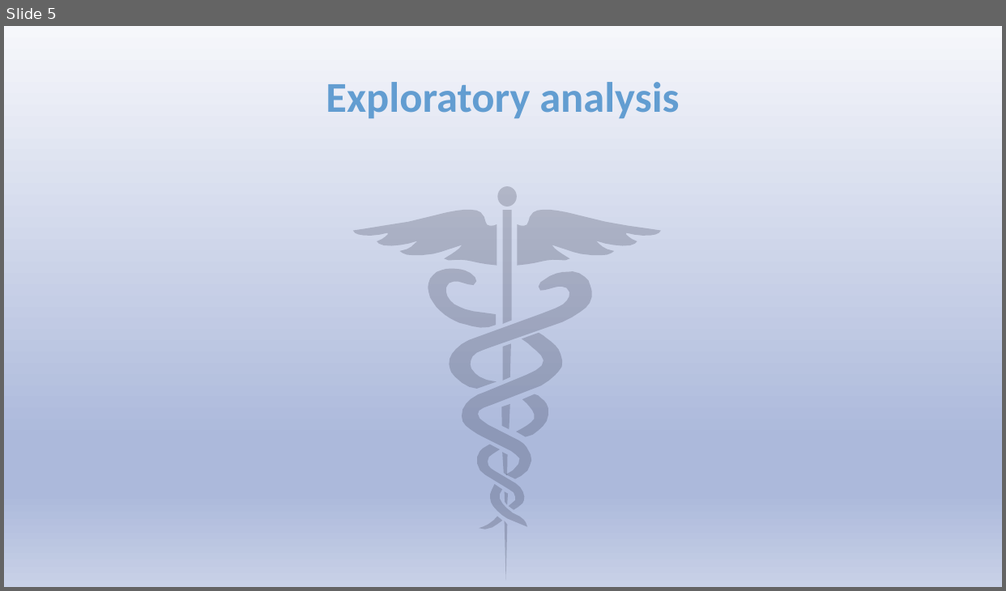
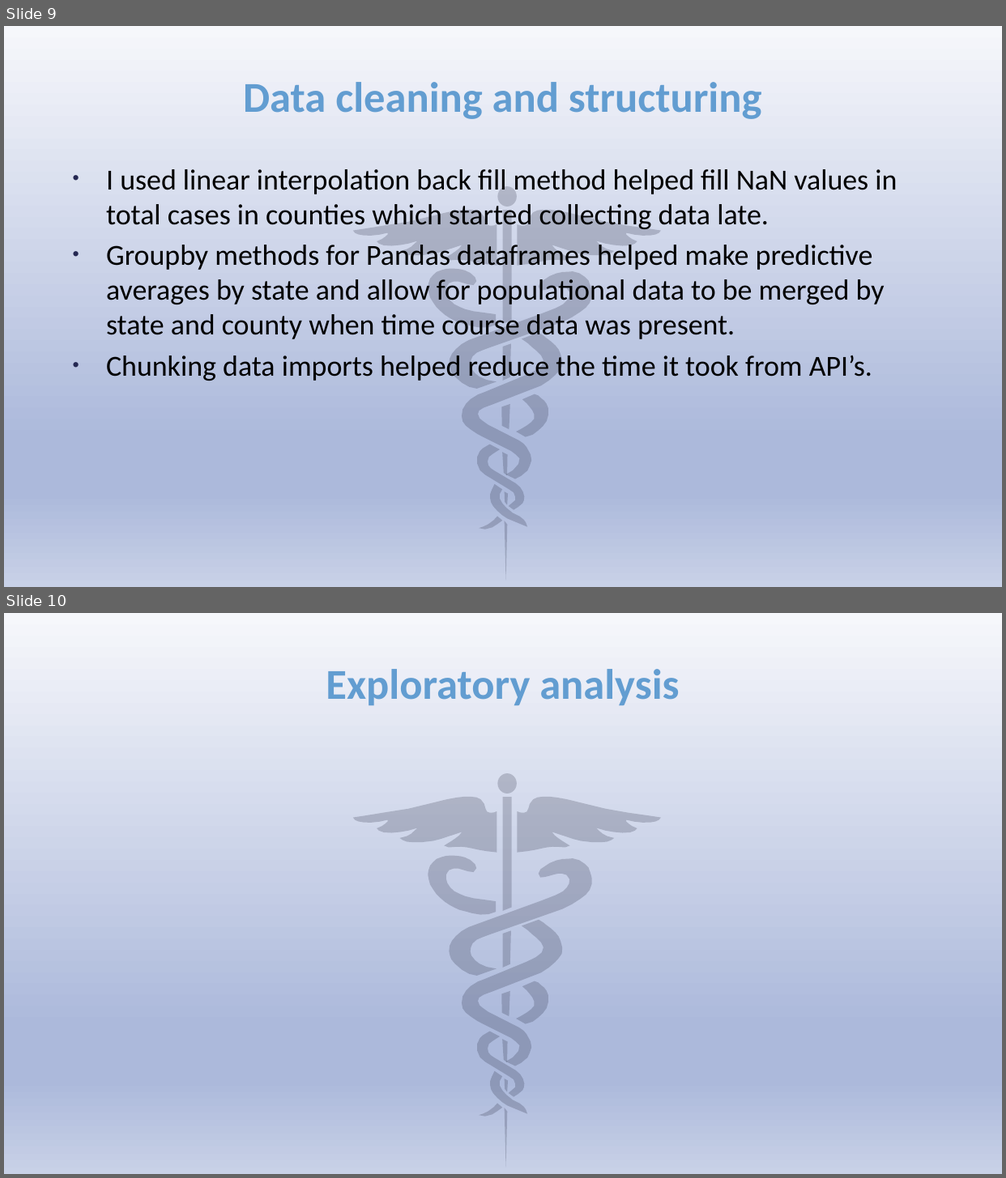
Before and after one commit to asullivan42/COVID_Bubble_Estimator, a slide deck: COVID in the USA.pptx. Shown one above the other, each under a label of ours: slide 5 before the commit, slides 9 and 10 after it. The pictures are 1006x591 and 1006x1178 pixels, drawn with LibreOffice and Linux fonts; fonts in the diff are those of the drawing. Boxes give left, top, right and bottom in pixels: in the first picture for what was removed or moved away, otherwise in the second. Text is boxed around its words. In the diff, an @@ line names an element or a change of style, - is before the commit and + after.

Commit message:
Slide deck completed for presenting data

```diff
--- a/COVID in the USA.pptx
+++ b/COVID in the USA.pptx
@@ slide 9 added at bbox=[4, 26, 1002, 587], background gradient #F6F7FB to #ACB9DB to #C8D1E7; not listed: 16 template elements that a slide beside it also shows @@
@@ title added at bbox=[243, 82, 762, 119], 41 pt, text #629DD1, bold @@
+Data cleaning and structuring
@@ text added at bbox=[106, 169, 897, 381], 28 pt, text #000000 @@
+• I used linear interpolation back fill method helped fill NaN values in total cases in counties which started collecting data late.
+• Groupby methods for Pandas dataframes helped make predictive averages by state and allow for populational data to be merged by state and county when time course data was present.
+• Chunking data imports helped reduce the time it took from API’s.
@@ what was slide 5 is now slide 10 @@
```
Also in this commit, not shown: 15 slides changed, 6 other slides added, 4 other files.
